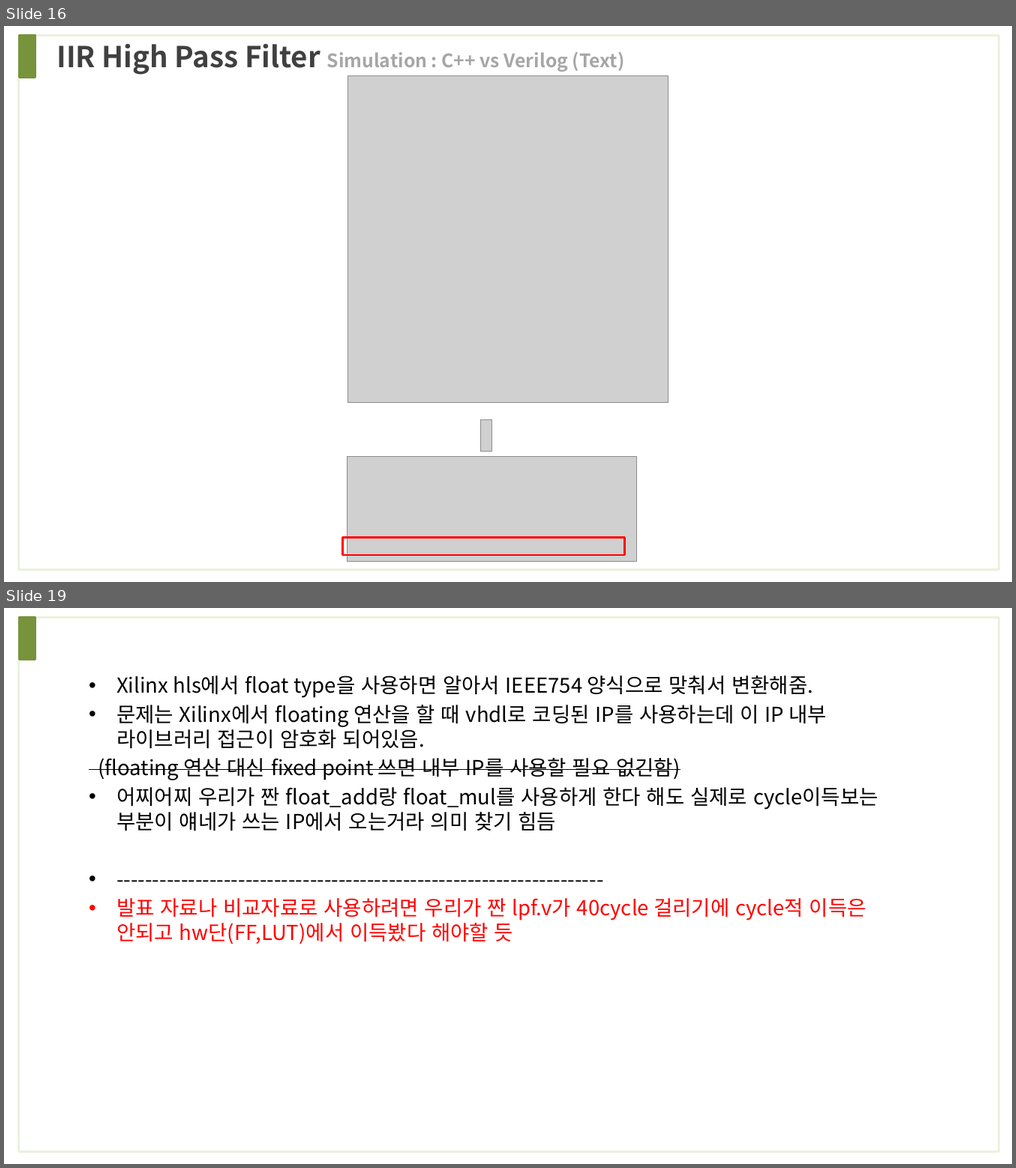
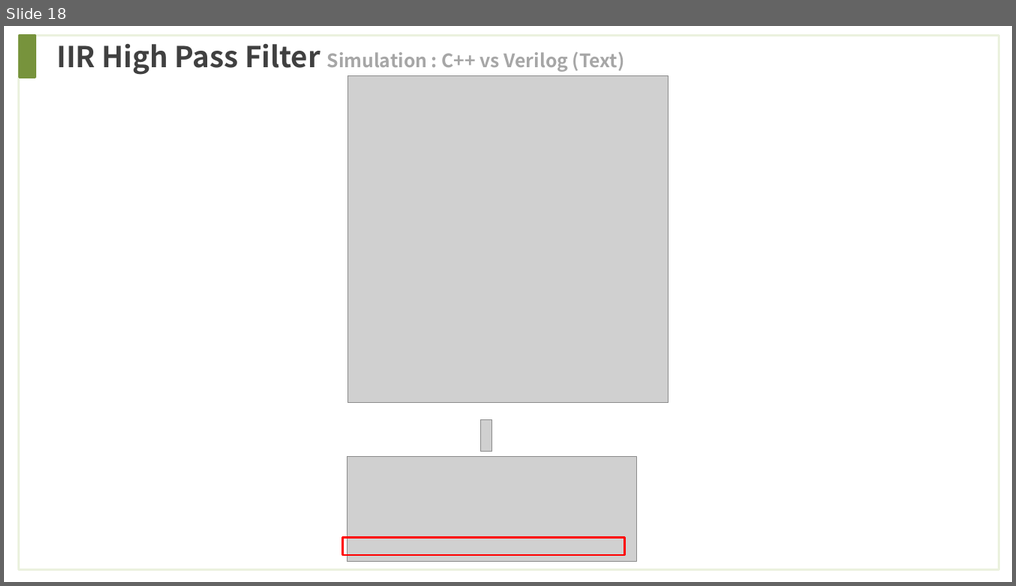
Before and after one commit to wjdwls0630/khu_sensor, a slide deck: reference/Filter/Filter_Test.pptx. Shown one above the other, each under a label of ours: slides 16 and 19 before the commit, slide 18 after it; the slides between them are not shown. The pictures are 1016x1168 and 1016x586 pixels, drawn with LibreOffice and Linux fonts; fonts in the diff are those of the drawing; grey boxes stand for pictures. Boxes give left, top, right and bottom in pixels: in the first picture for what was removed or moved away, otherwise in the second. Text is boxed around its words. In the diff, an @@ line names an element or a change of style, - is before the commit and + after.

```diff
--- a/reference/Filter/Filter_Test.pptx
+++ b/reference/Filter/Filter_Test.pptx
@@ slide 19 removed at <box>4,608,1012,1164</box>, background #FFFFFF @@
@@ rectangle removed at <box>18,617,998,1152</box> @@
@@ rectangle removed at <box>20,617,36,659</box> @@
@@ text removed at <box>98,676,878,945</box> @@
-• Xilinx hls에서 float type을 사용하면 알아서 IEEE754 양식으로 맞춰서 변환해줌.
-• 문제는 Xilinx에서 floating 연산을 할 때 vhdl로 코딩된 IP를 사용하는데 이 IP 내부 라이브러리 접근이 암호화 되어있음.
-(floating 연산 대신 fixed point 쓰면 내부 IP를 사용할 필요 없긴함)
-• 어찌어찌 우리가 짠 float_add랑 float_mul를 사용하게 한다 해도 실제로 cycle이득보는 부분이 얘네가 쓰는 IP에서 오는거라 의미 찾기 힘듬
-• --------------------------------------------------------------------
-• 발표 자료나 비교자료로 사용하려면 우리가 짠 lpf.v가 40cycle 걸리기에 cycle적 이득은 안되고 hw단(FF,LUT)에서 이득봤다 해야할 듯
@@ what was slide 16 is now slide 18 @@
```
Also in this commit, not shown: 2 slides changed, 6 slides added, 2 other slides removed, 1 other file.
